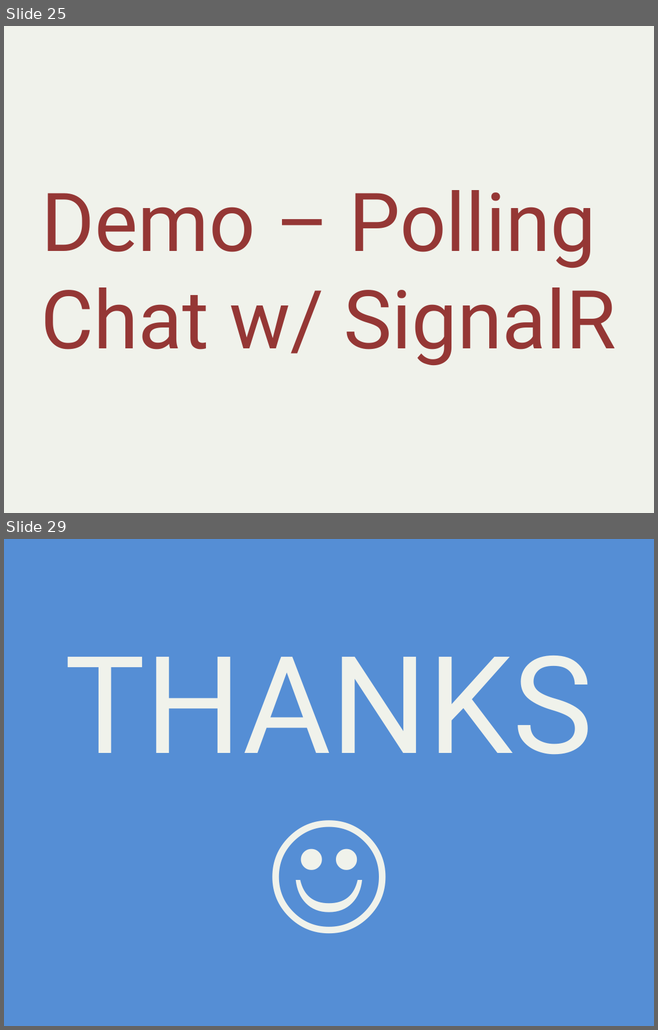
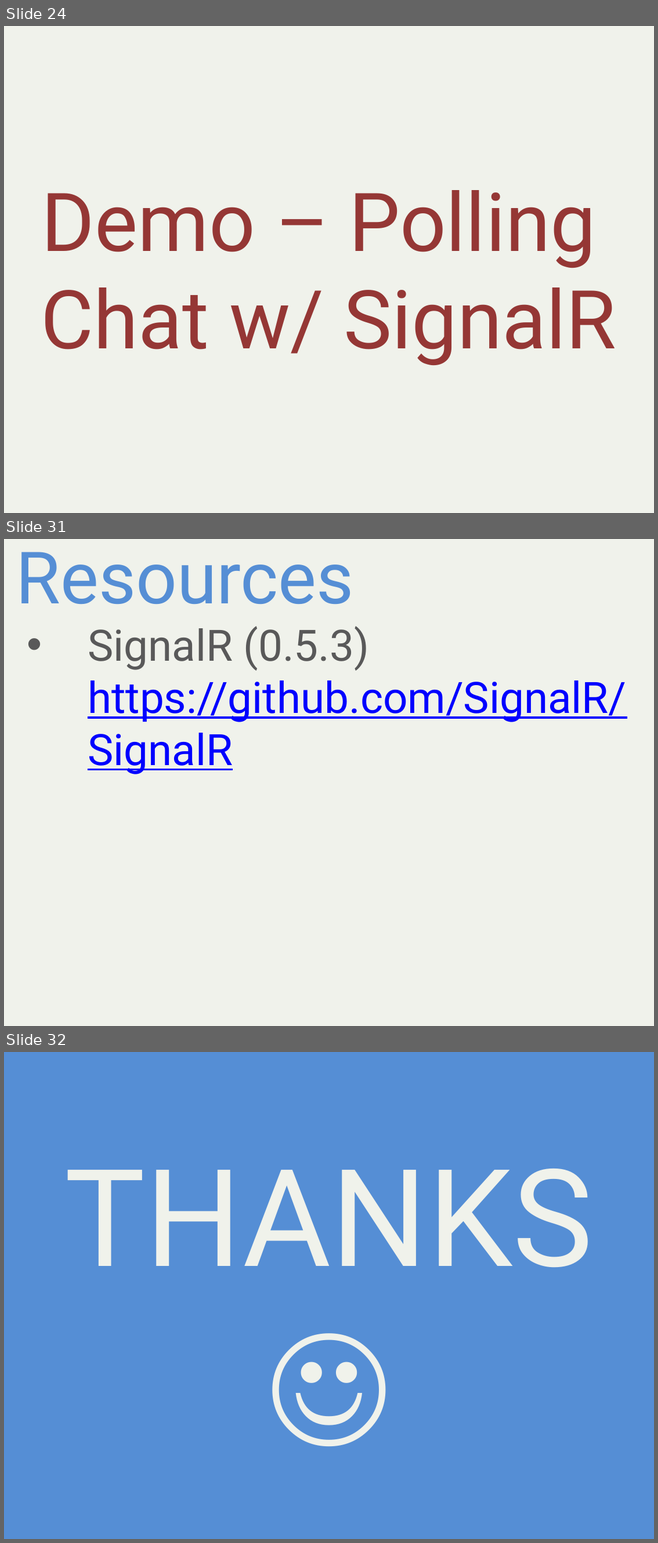
Before and after one commit to alani/Talks, a slide deck: SignalR-Intro/SignalRIntro.pptx. Shown one above the other, each under a label of ours: slides 25 and 29 before the commit, slides 24, 31 and 32 after it; the slides between them are not shown. The pictures are 658x1030 and 658x1543 pixels, drawn with LibreOffice and Linux fonts; fonts in the diff are those of the drawing. Boxes give left, top, right and bottom in pixels: in the first picture for what was removed or moved away, otherwise in the second. Text is boxed around its words. In the diff, an @@ line names an element or a change of style, - is before the commit and + after.

```diff
--- a/SignalR-Intro/SignalRIntro.pptx
+++ b/SignalR-Intro/SignalRIntro.pptx
@@ slide 31 added at (4, 539, 654, 1026), background #F0F2EB @@
@@ title added at (16, 552, 354, 604), 80 pt, text #558ED5 @@
+Resources
@@ subtitle added at (88, 626, 626, 774), 48 pt, text #0000FF, underline @@
+• SignalR (0.5.3)
+  https://github.com/SignalR/SignalR
@@ what was slide 25 is now slide 24 @@
@@ what was slide 29 is now slide 32 @@
```
Also in this commit, not shown: 6 slides changed, 13 other slides added, 10 slides removed, 7 other files.
